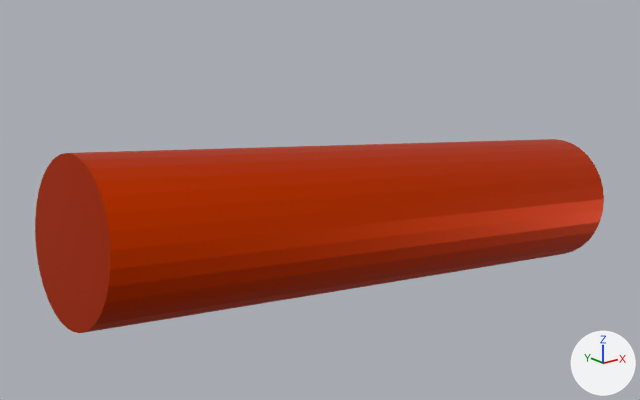
The glTF model assets/missile.glb, before and after one commit.
Both versions are drawn from a camera (50 mm lens) standing at (-5.4, -4.42, 2.31) and looking at (-1.63, 0.29, 0.43). Lighting does not change. The marker at lower right points along +X, +Y and +Z.
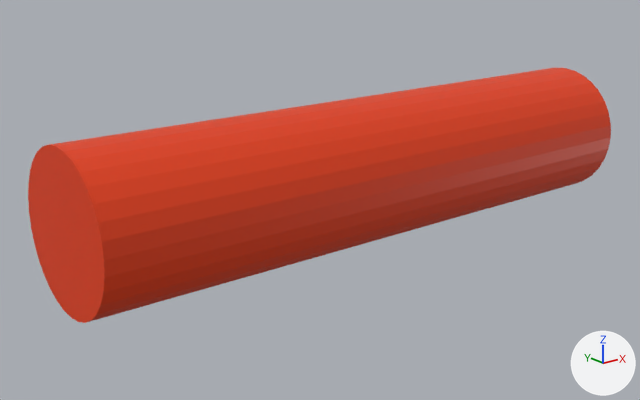
Pixel boxes [x1, y1, x2, y2] of what changed, in the pictures (640 x 400 px):
'Cylinder', recoloured, moved, turned
    before: [35, 139, 604, 333]
    after: [28, 68, 611, 323]

Diff of the bpy script that builds the scene:
```diff
--- a/assets/missile.glb.py
+++ b/assets/missile.glb.py
@@ mat_material @@
+mat_material = principled_material('Material')
+mat_material.base_color = (0.8, 0.0454, 0.0)  # orange #e73c00
@@ me_cylinder_002 @@
 me_cylinder_002.from_pydata(...)  # 129 vertices, 250 faces; spans x -1.0..1.0, y -1.0..1.0, z -4.78..1.66
-me_cylinder_002.materials.append(mat_material_003)  # orange #e74400
+me_cylinder_002.materials.append(mat_material)  # orange #e73c00
@@ ob_cylinder @@
 ob_cylinder = bpy.data.objects.new('Cylinder', me_cylinder_002)
-ob_cylinder.location = (-0.083, -0.019, 0.18)
-ob_cylinder.rotation_euler = (0.0, 1.701, 0.0)  # degrees (0, 97, 0)
+ob_cylinder.location = (-0.083, -0.019, 0.692)
+ob_cylinder.rotation_euler = (0.0, 1.573, 0.0)  # degrees (0, 90, 0)
 ob_cylinder.scale = (0.491, 0.491, 0.747)
```
